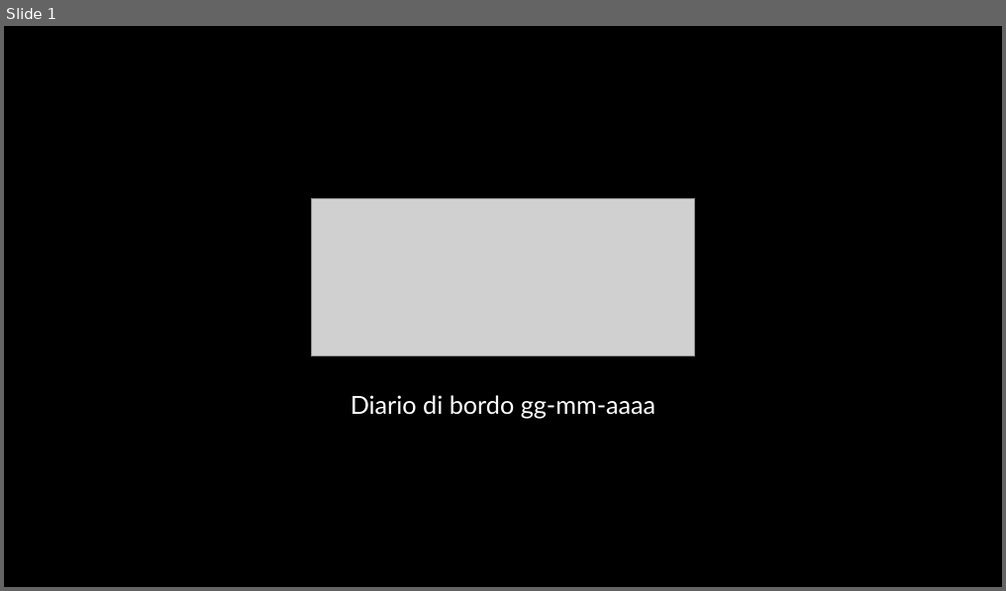
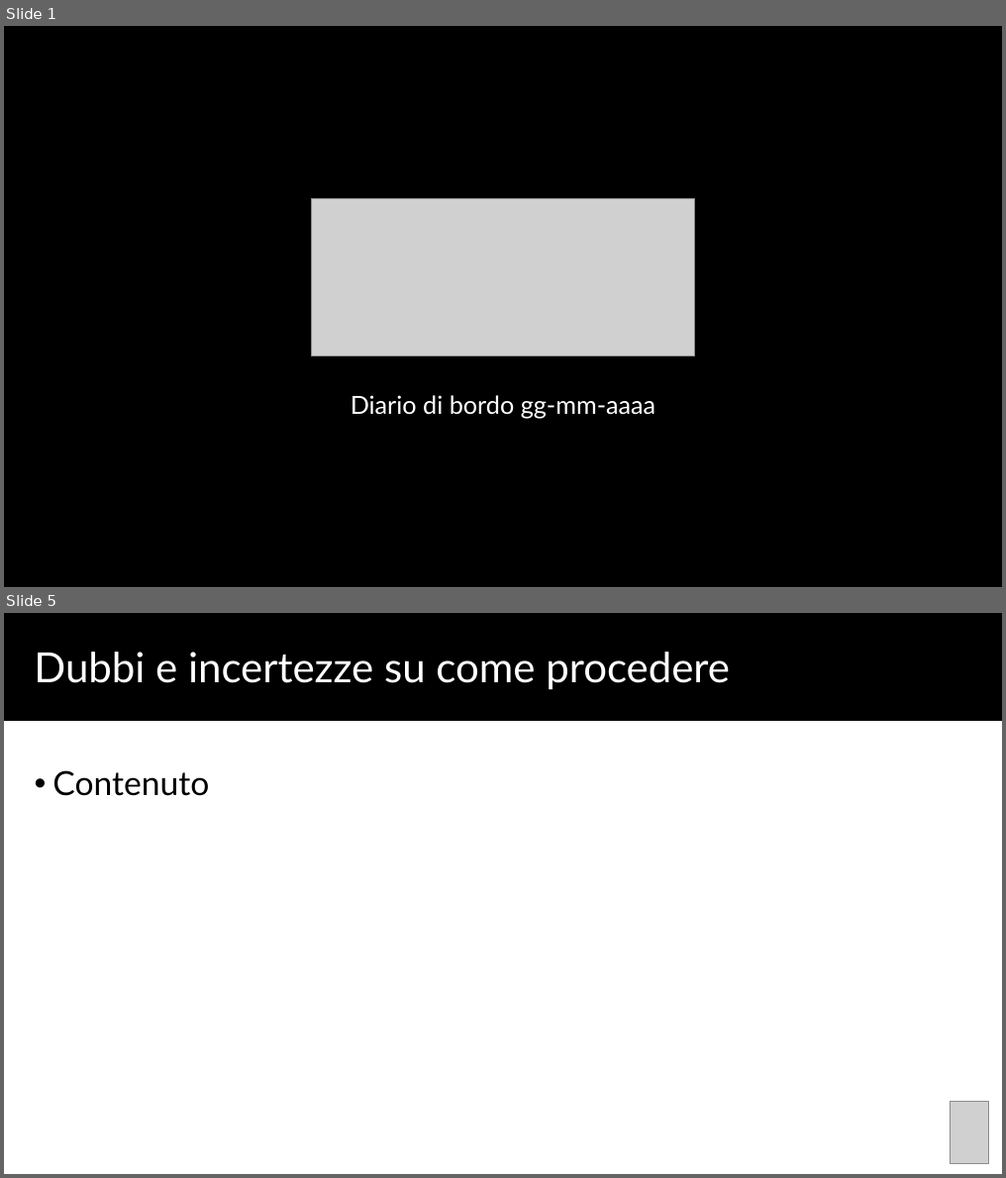
Before and after one commit to SWEatUNIPD/docs, a slide deck: templates/diario_di_bordo.pptx. Shown one above the other, each under a label of ours: slide 1 before the commit, slides 1 and 5 after it; the slides between them are not shown. The pictures are 1006x591 and 1006x1178 pixels, drawn with LibreOffice and Linux fonts; fonts in the diff are those of the drawing; grey boxes stand for pictures. Boxes give left, top, right and bottom in pixels: in the first picture for what was removed or moved away, otherwise in the second. Text is boxed around its words. In the diff, an @@ line names an element or a change of style, - is before the commit and + after.

```diff
--- a/templates/diario_di_bordo.pptx
+++ b/templates/diario_di_bordo.pptx
@@ slide 5 added at box(4, 613, 1002, 1174), background #FFFFFF @@
@@ rectangle added at box(4, 613, 1002, 721), fill #000000 @@
@@ text added at box(34, 652, 730, 690), 40 pt, text #FFFFFF @@
+Dubbi e incertezze su come procedere
@@ text added at box(53, 770, 209, 796), 32 pt, text #000000 @@
+• Contenuto
@@ picture added at box(949, 1101, 988, 1164) @@
```
Also in this commit, not shown: 1 slide changed, 2 other slides added.
